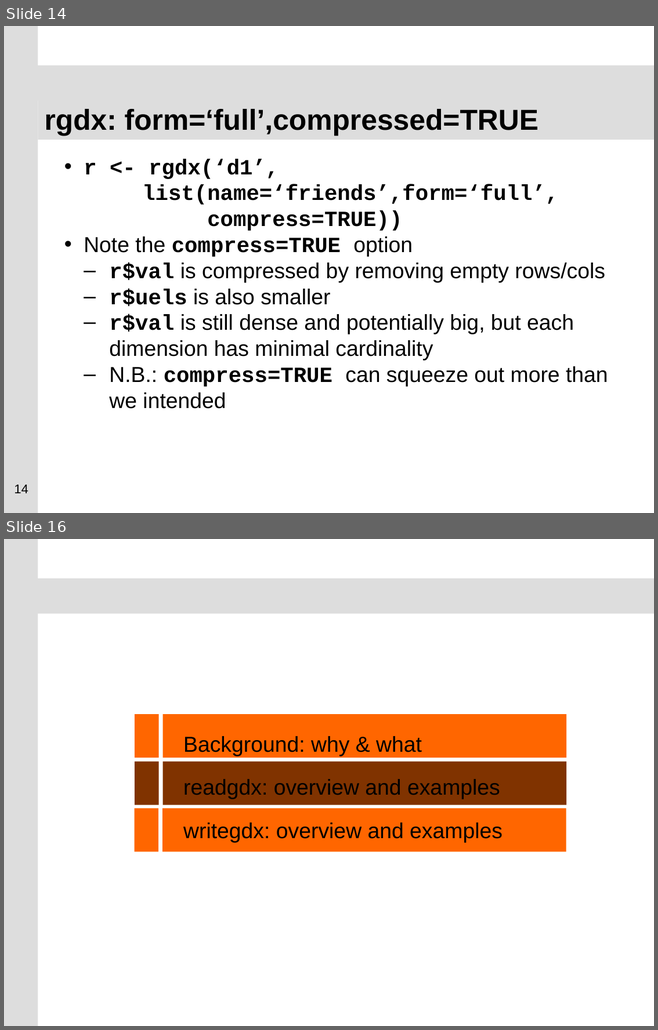
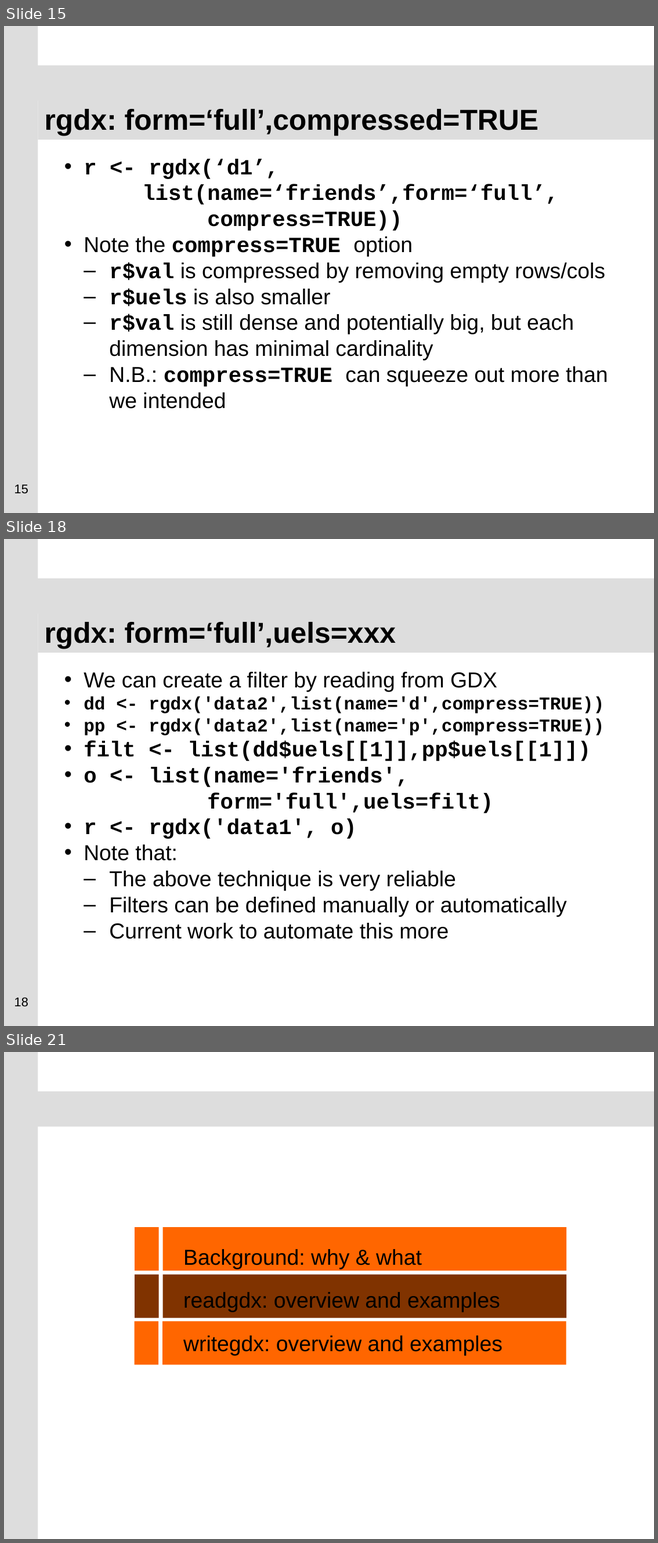
Before and after one commit to GAMS-dev/gdxrrw, a slide deck: sandbox/ISMP_Berlin_2012_GDXRRW.pptx. Shown one above the other, each under a label of ours: slides 14 and 16 before the commit, slides 15, 18 and 21 after it; the slides between them are not shown. The pictures are 658x1030 and 658x1543 pixels, drawn with LibreOffice and Linux fonts; fonts in the diff are those of the drawing; background and template pictures are left out. Boxes give left, top, right and bottom in pixels: in the first picture for what was removed or moved away, otherwise in the second. Text is boxed around its words. In the diff, an @@ line names an element or a change of style, - is before the commit and + after.

```diff
--- a/sandbox/ISMP_Berlin_2012_GDXRRW.pptx
+++ b/sandbox/ISMP_Berlin_2012_GDXRRW.pptx
@@ slide 18 added at (4,539,654,1026), background #FFFFFF; not listed: 2 template elements that a slide beside it also shows @@
@@ title added at (38,610,654,653), fill #DDDDDD, 32 pt, text #000000, bold @@
+rgdx: form=‘full’,uels=xxx
@@ text added at (83,672,604,939), 24 pt, text #000000, bold @@
+• We can create a filter by reading from GDX
+• dd <- rgdx('data2',list(name='d',compress=TRUE))
+• pp <- rgdx('data2',list(name='p',compress=TRUE))
+• filt <- list(dd$uels[[1]],pp$uels[[1]])
+• o <- list(name='friends',
+form='full',uels=filt)
+• r <- rgdx('data1', o)
+• Note that:
+  – The above technique is very reliable
+  – Filters can be defined manually or automatically
+  – Current work to automate this more
@@ page number added at (14,998,28,1007), 14 pt, text #000000 @@
+18
@@ what was slide 14 is now slide 15 @@
@@ page number at (14,485,28,494): text changed @@
-14
+15
@@ what was slide 16 is now slide 21 @@
```
Also in this commit, not shown: 3 slides changed, 4 other slides added, 7 slides removed.
